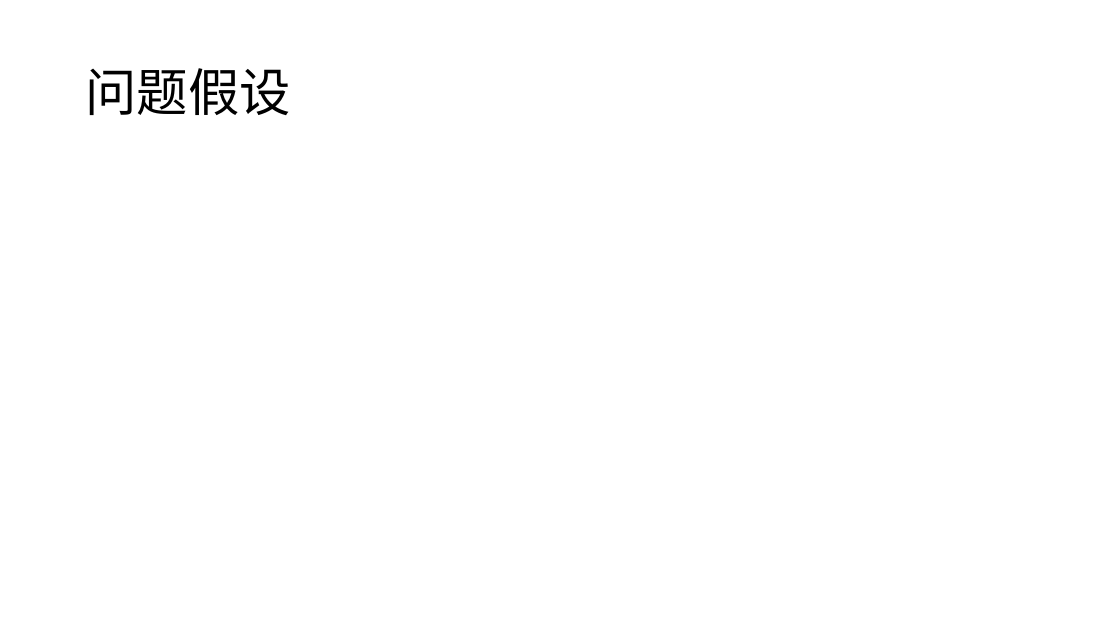
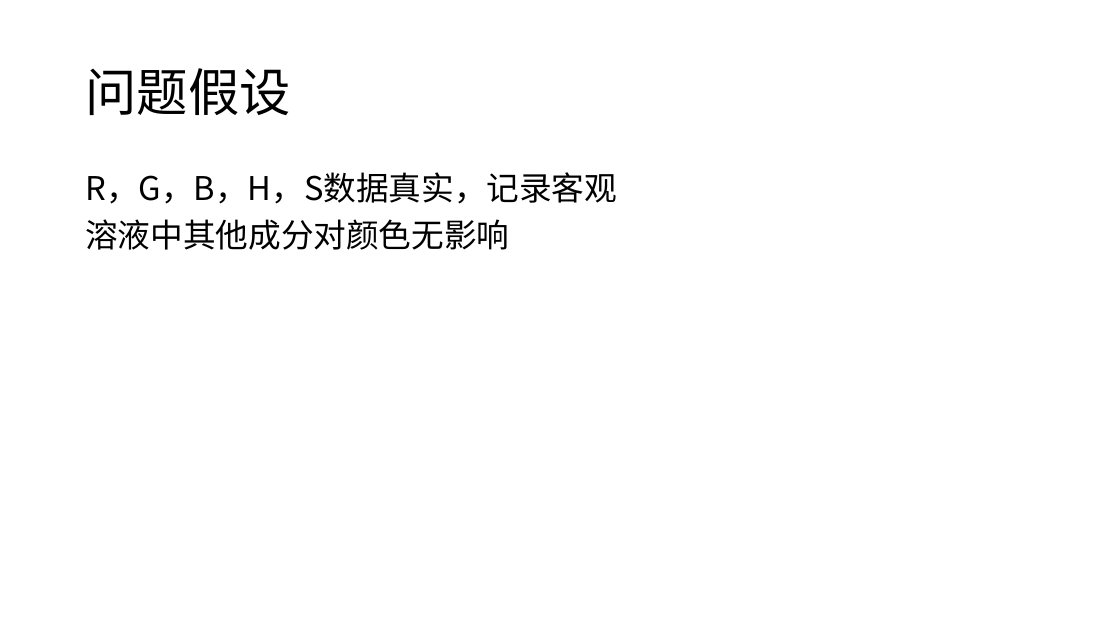
Before and after one commit to yuanjingsong/MCM_Homework, a slide deck: slide 5 of PreG21.pptx. Drawn at 1120x630 pixels with LibreOffice and Linux fonts; fonts in the diff are those of the drawing. Boxes give left, top, right and bottom in pixels: in the first picture for what was removed or moved away, otherwise in the second. Text is boxed around its words. In the diff, an @@ line names an element or a change of style, - is before the commit and + after.

```diff
--- a/PreG21.pptx
+++ b/PreG21.pptx
@@ text added at <box>85,172,617,250</box>, 28 pt, text #000000 @@
+R，G，B，H，S数据真实，记录客观
+溶液中其他成分对颜色无影响
```
Also in this commit, not shown: 2 other slides changed, 17 slides added, 2 other files.
